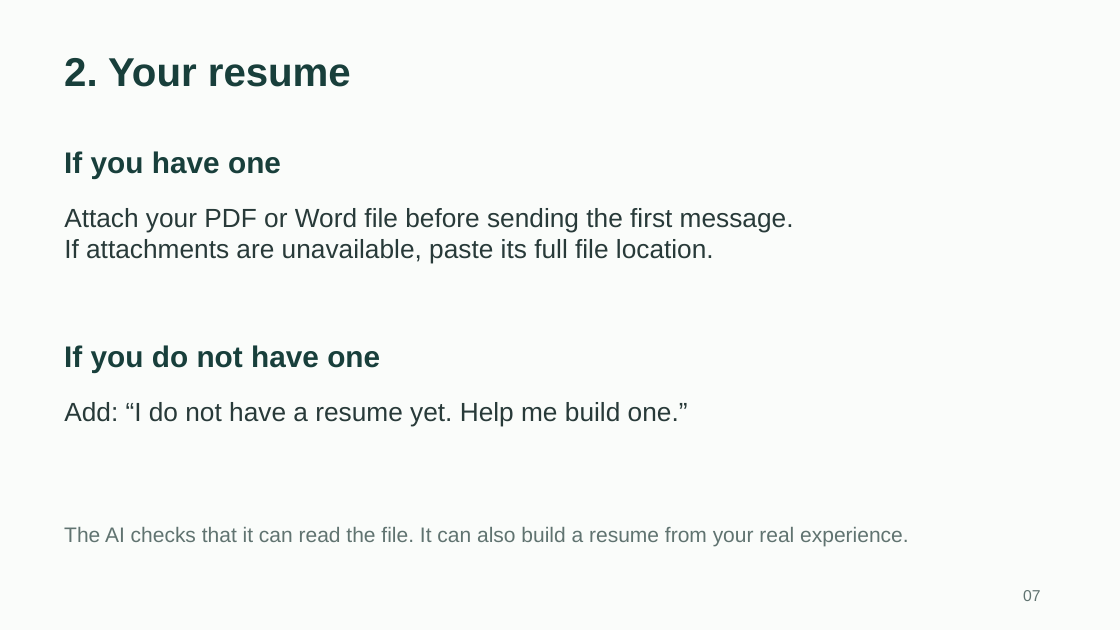
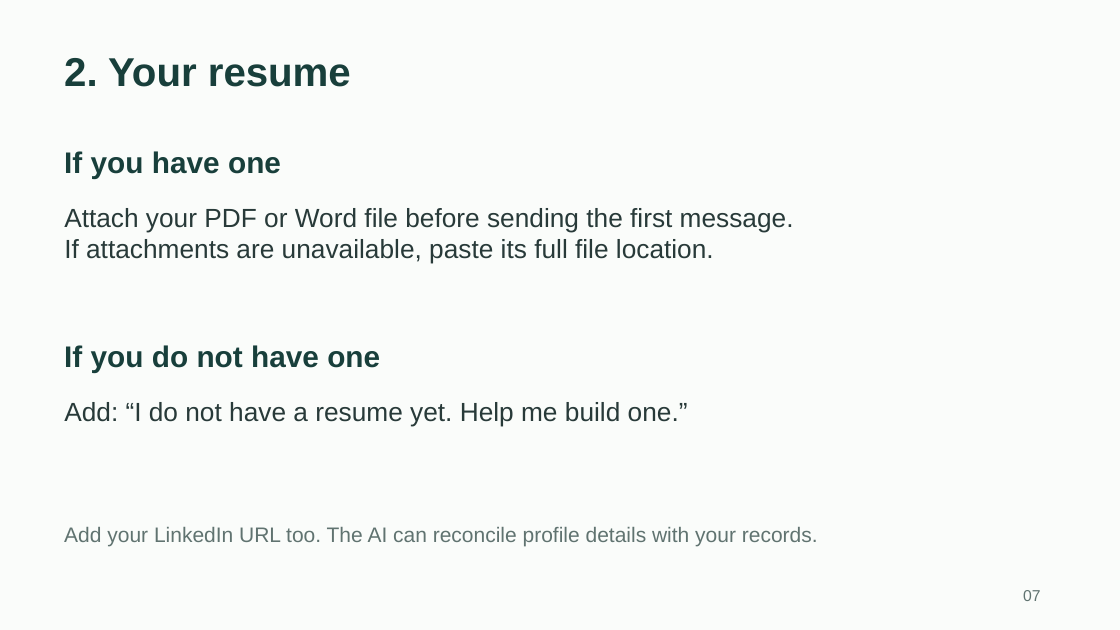
Before and after one commit to toughdave/job-search, a slide deck: slide 7 of docs/job-search-guide.pptx. Drawn at 1120x630 pixels with LibreOffice and Linux fonts; fonts in the diff are those of the drawing. Boxes give left, top, right and bottom in pixels: in the first picture for what was removed or moved away, otherwise in the second. Text is boxed around its words. In the diff, an @@ line names an element or a change of style, - is before the commit and + after.

Commit message:
Simplify the README and reconcile LinkedIn with career evidence

```diff
--- a/docs/job-search-guide.pptx
+++ b/docs/job-search-guide.pptx
@@ text at [64,527,818,546]: text changed @@
-The AI checks that it can read the file. It can also build a resume from your real experience.
+Add your LinkedIn URL too. The AI can reconcile profile details with your records.
```
Also in this commit, not shown: 1 other slide changed, 10 other files.
